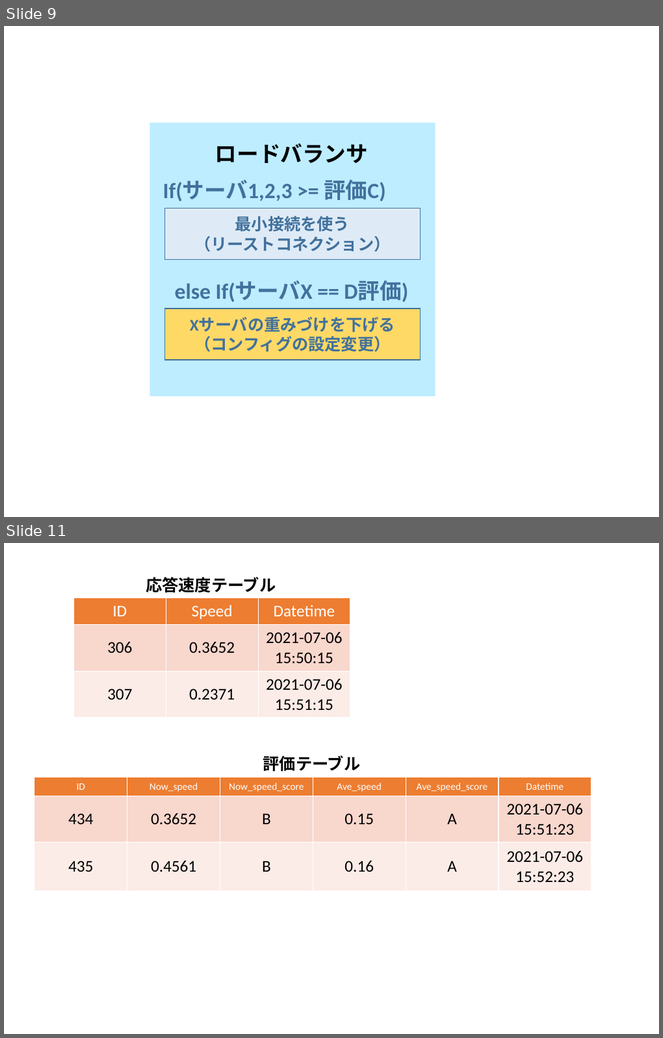
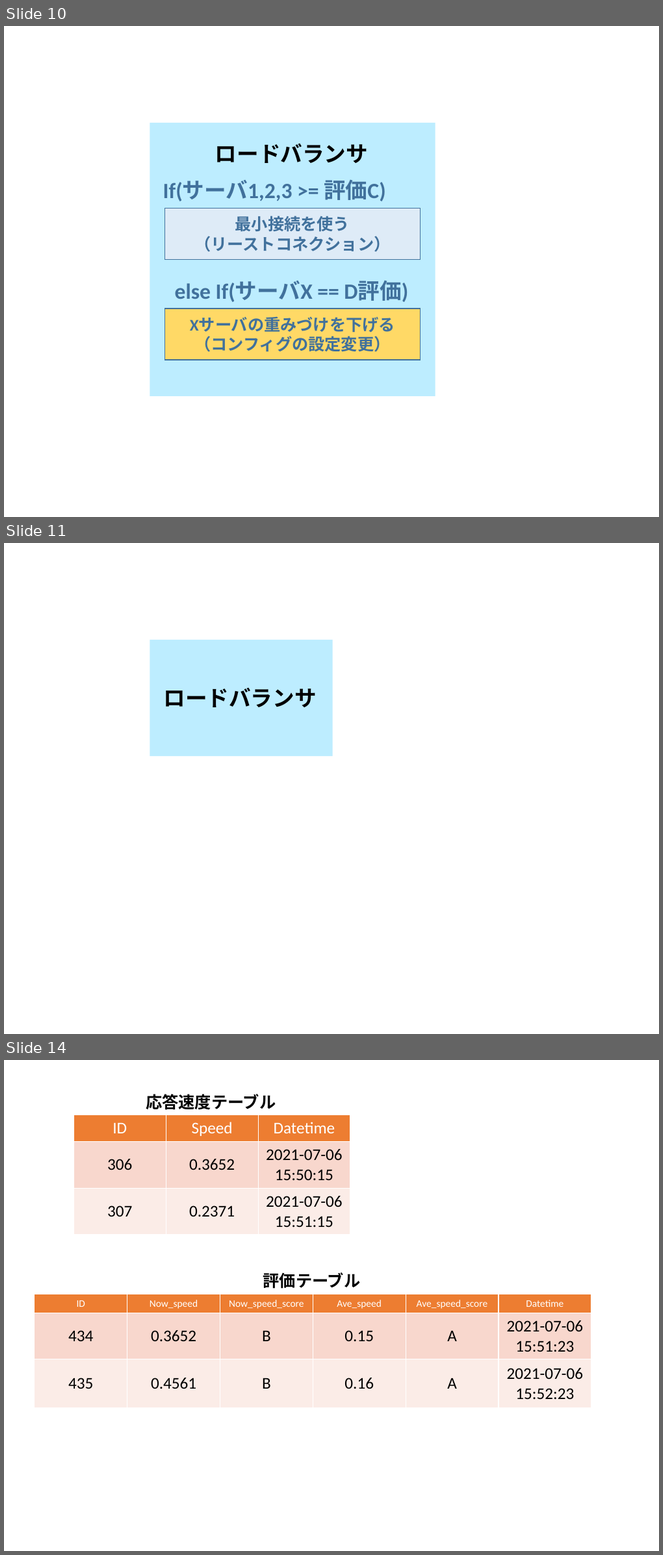
Before and after one commit to kait-takanolab/1821086_matsuo_thesis, a slide deck: meeting/1821086_matsuo_Chart.pptx. Shown one above the other, each under a label of ours: slides 9 and 11 before the commit, slides 10, 11 and 14 after it; the slides between them are not shown. The pictures are 663x1038 and 663x1555 pixels, drawn with LibreOffice and Linux fonts; fonts in the diff are those of the drawing. Boxes give left, top, right and bottom in pixels: in the first picture for what was removed or moved away, otherwise in the second. Text is boxed around its words. In the diff, an @@ line names an element or a change of style, - is before the commit and + after.

```diff
--- a/meeting/1821086_matsuo_Chart.pptx
+++ b/meeting/1821086_matsuo_Chart.pptx
@@ slide 11 added at (x1=4, y1=543, x2=659, y2=1034), background #FFFFFF @@
@@ rectangle added at (x1=150, y1=640, x2=333, y2=757), fill #BDEDFF @@
@@ text added at (x1=163, y1=688, x2=316, y2=707), 24 pt, text #000000, bold @@
+ロードバランサ
@@ what was slide 9 is now slide 10 @@
@@ what was slide 11 is now slide 14 @@
```
Also in this commit, not shown: 1 slide changed, 2 other slides added, 1 other file.
